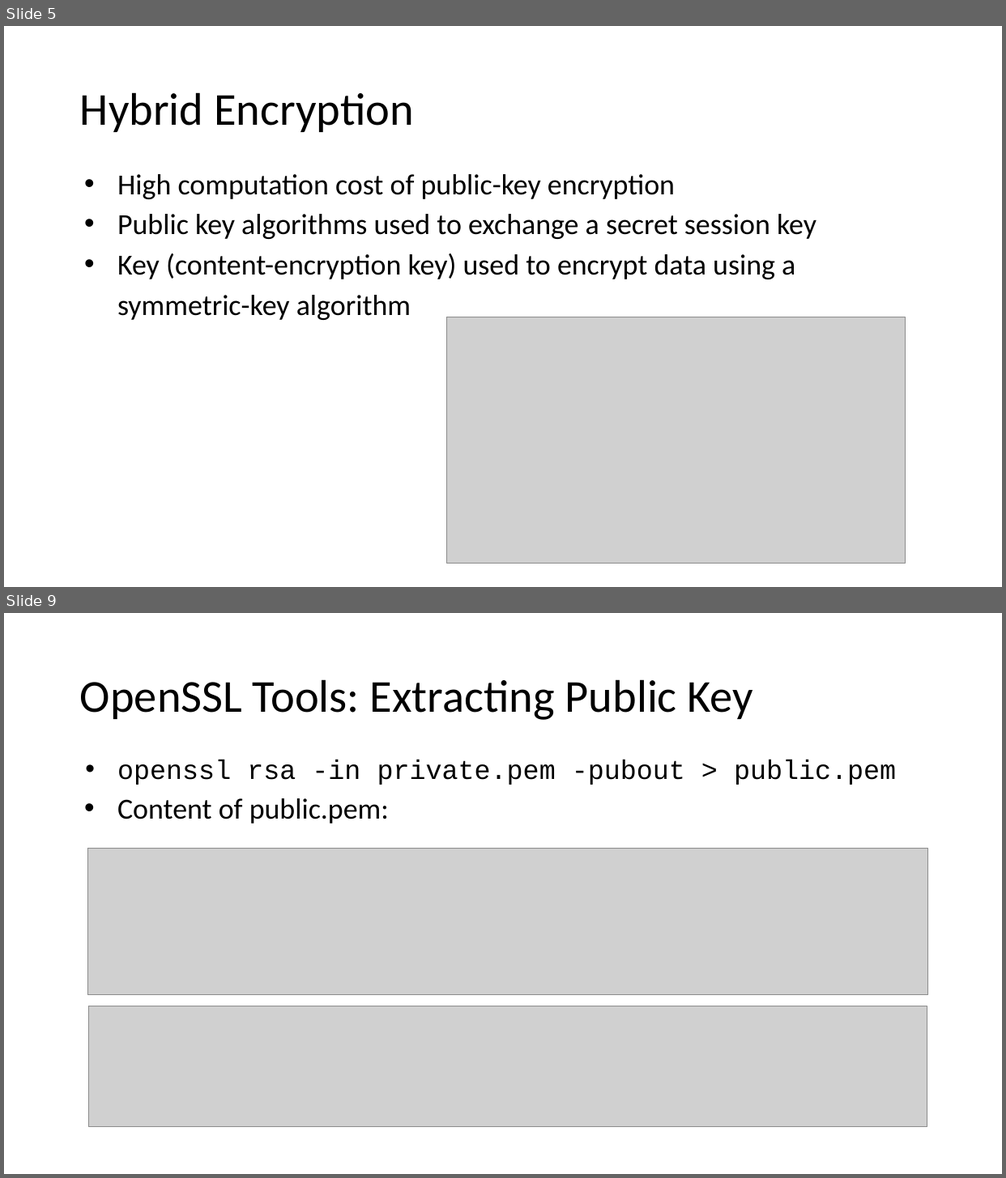
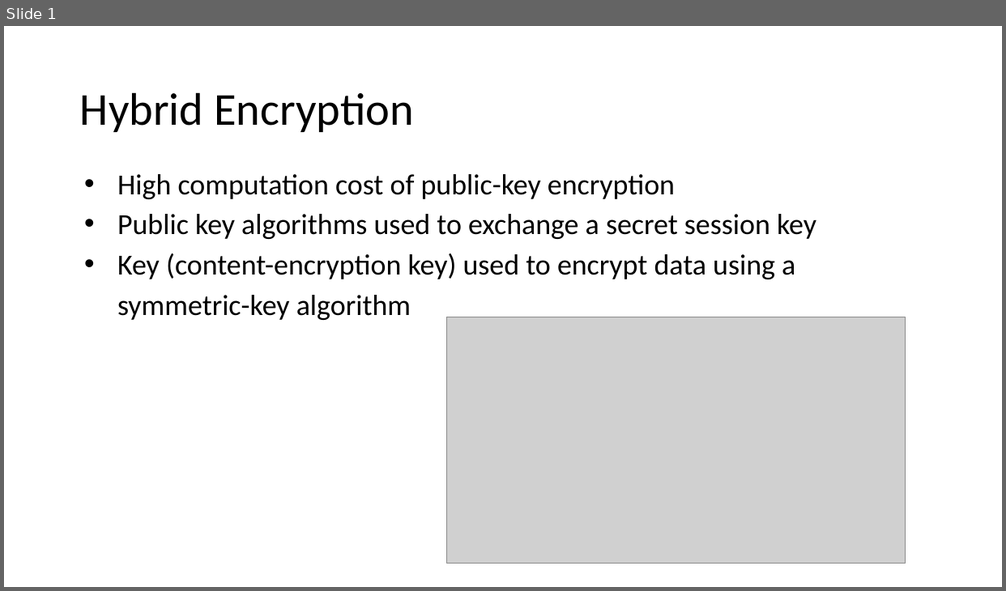
Before and after one commit to ayatkhosh/first, a slide deck: C03_Public_Key_Encryption.pptx. Shown one above the other, each under a label of ours: slides 5 and 9 before the commit, slide 1 after it; the slides between them are not shown. The pictures are 1006x1178 and 1006x591 pixels, drawn with LibreOffice and Linux fonts; fonts in the diff are those of the drawing; grey boxes stand for pictures. Boxes give left, top, right and bottom in pixels: in the first picture for what was removed or moved away, otherwise in the second. Text is boxed around its words. In the diff, an @@ line names an element or a change of style, - is before the commit and + after.

```diff
--- a/C03_Public_Key_Encryption.pptx
+++ b/C03_Public_Key_Encryption.pptx
@@ slide 9 removed at box(4, 613, 1002, 1174), background #FFFFFF @@
@@ title removed at box(80, 679, 754, 720) @@
-OpenSSL Tools: Extracting Public Key
@@ text removed at box(117, 760, 896, 824) @@
-• openssl rsa -in private.pem -pubout > public.pem
-• Content of public.pem:
@@ picture removed at box(88, 849, 928, 995) @@
@@ picture removed at box(88, 1006, 927, 1127) @@
@@ what was slide 5 is now slide 1 @@
```
Also in this commit, not shown: 1 slide changed, 5 slides added, 7 other slides removed, 1 other file.
